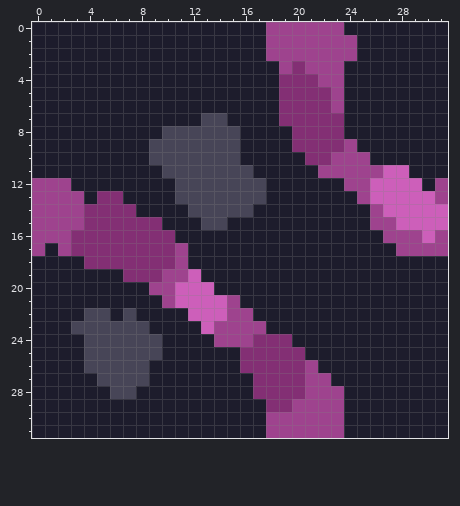
Pixel-art sprite: assets/sprites/blocks/environment/Kallistea/eadstal-biome/fenspor-strands-floor5.png. The picture above is the old version.
The file is 32x32 pixels.
After the commit:
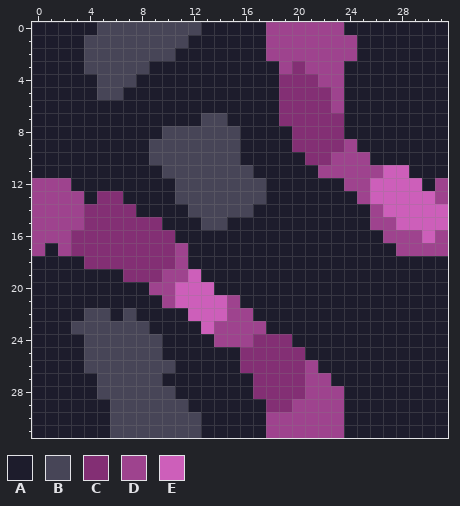
Palette (. is transparent): A #1d1c2c  B #474557  C #832f74  D #9e438e  E #cd5fba
The edit:
@@ x 2..14 @@
- 0 AAAAAAAAAAAAA
- 1 AAAAAAAAAAAAA
- 2 AAAAAAAAAAAAA
- 3 AAAAAAAAAAAAA
- 4 AAAAAAAAAAAAA
- 5 AAAAAAAAAAAAA
+ 0 AAABBBBBBBBAA
+ 1 AABBBBBBBBAAA
+ 2 AABBBBBBBAAAA
+ 3 AABBBBBAAAAAA
+ 4 AAABBBAAAAAAA
+ 5 AAABBAAAAAAAA
  6 AAAAAAAAAAAAA
@@ x 3..14 @@
 25 ABBBBBBAAAAA
-26 ABBBBBAAAAAA
-27 AABBBBAAAAAA
-28 AAABBAAAAAAA
-29 AAAAAAAAAAAA
-30 AAAAAAAAAAAA
-31 AAAAAAAAAAAA
+26 ABBBBBBBAAAA
+27 AABBBBBAAAAA
+28 AABBBBBBAAAA
+29 AAABBBBBBAAA
+30 AAABBBBBBBAA
+31 AAABBBBBBBAA
Pixel boxes of the changes (left, top, right, bottom) in both pictures:
changed: (84, 22, 201, 100)
changed: (97, 360, 201, 438)
